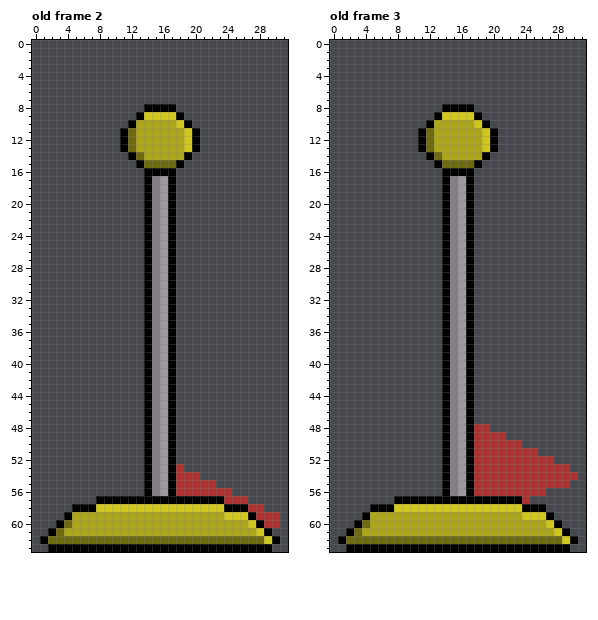
Two states of a pixel-art file, actors/checkpoint/flagpole.aseprite. This is how it looked before the edit.
32x64 pixels, 7 frames. Shown: old frame 2, old frame 3. The commit also changed other frames, which this record leaves out.
And afterwards:
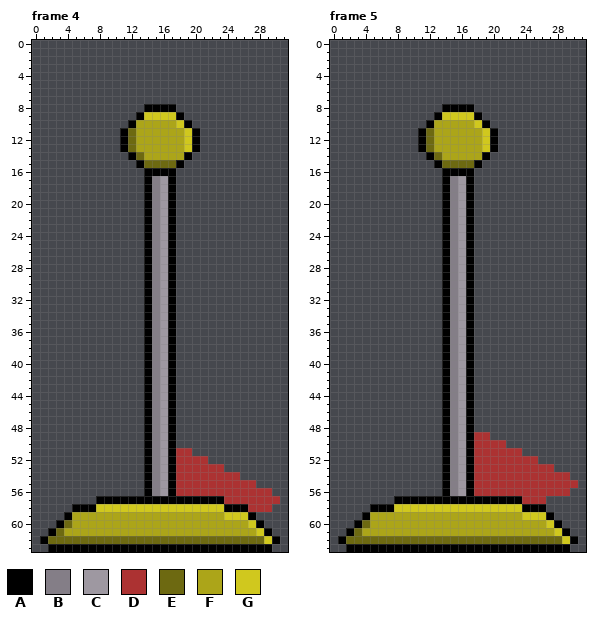
Palette (. is transparent): A #000000  B #847e87  C #9e98a1  D #ac3232  E #6d6911  F #aca519  G #d0c81e
A new or re-ordered frame is compared with the old frame closest to it.
What changed:
frames 7 -> 22
Frame 4 is new; against old frame 2, layer "Flag":
y 51: x 18..19 .. -> DD
y 52: x 18..21 .... -> DDDD
y 53: x 19..23 ..... -> DDDDD
y 54: x 21..25 ..... -> DDDDD
y 55: x 23..27 ..... -> DDDDD
y 56: x 25..29 ..... -> DDDDD
y 57: x 27..30 .... -> DDDD
y 58: x 29 . -> D
y 59: x 28..30 DDD -> ...
y 60: x 29..30 DD -> ..
Frame 5 is new; against old frame 3, layer "Flag":
y 48: x 18..19 DD -> ..
y 49: x 20..21 DD -> ..
y 50: x 22..23 DD -> ..
y 51: x 24..25 DD -> ..
y 52: x 26..27 DD -> ..
y 53: x 28..29 DD -> ..
y 54: x 30 D -> .
y 55: x 30 . -> D
y 56: x 27..29 ... -> DDD
y 57: x 25..26 .. -> DD
Pixel boxes of the changes (left, top, right, bottom) in both pictures:
changed: (176, 448, 280, 528)
changed: (474, 424, 578, 504)
